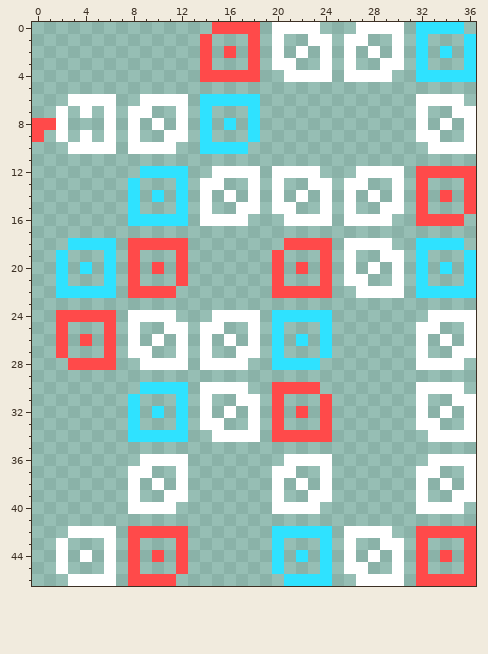
File history of a pixel-art sprite, src/PersonalWebsite/ExtraPage/Sprites/snake-settings-banner.png. Above: the version before the commit.
The file is 37x47 pixels.
Now the later version:
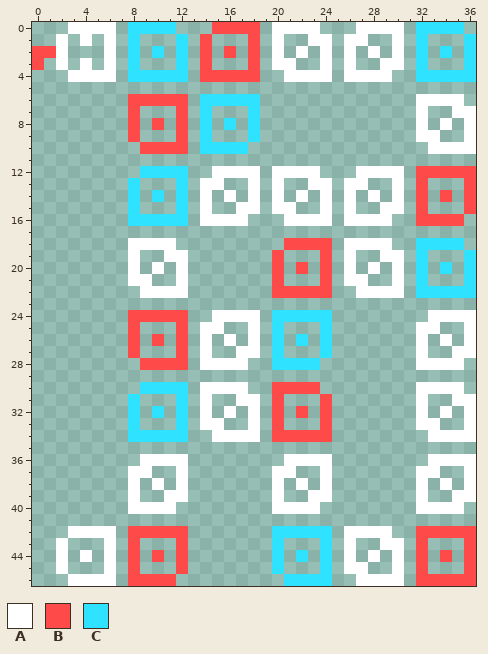
Palette (. is transparent): A #ffffff  B #ff4a4a  C #2fe2ff
The edit:
The edit adds colour A in row 0 at x 3 to 6; in row 1 at x 2, 4 and 6; in row 2 at x 2 and 6; in row 3 at x 2, 4 and 6; in row 4 at x 3 to 6; in row 19 at x 11.
The edit adds colour A in row 21 at x 9; in row 22 at x 12.
Colour B gives way to colour A in row 18 at x 8 to 11; in row 19 at x 8 and 12; in row 20 at x 8, 10 and 12; in row 21 at x 8 and 12; in row 22 at x 9 to 11.
The edit adds colour B in row 2 at x 0 to 1; in row 3 at x 0; in row 6 at x 8; in row 10 at x 12; in row 24 at x 12.
Colour A gives way to colour B in row 6 at x 9 to 12; in row 7 at x 8 and 12; in row 8 at x 8, 10 and 12; in row 9 at x 8 and 12; in row 10 at x 9 to 11; in row 24 at x 8 to 11.
Colour A gives way to colour B in row 25 at x 8 and 12; in row 26 at x 8, 10 and 12; in row 27 at x 8 and 12; in row 28 at x 9 to 12.
The edit adds colour C in row 0 at x 8 to 11; in row 1 at x 8 and 12; in row 2 at x 8, 10 and 12; in row 3 at x 8 and 12; in row 4 at x 8 to 12.
Colour A is removed in row 6 at x 3 to 6; in row 7 at x 2, 4, 6 and 9; in row 8 at x 2 and 6; in row 9 at x 2, 4, 6 and 11; in row 10 at x 3 to 6 and 8; in row 25 at x 11.
Colour A is removed in row 27 at x 9.
Colour B is removed in row 8 at x 0 to 1; in row 9 at x 0; in row 18 at x 12; in row 22 at x 8; in row 24 at x 2 to 6; in row 25 at x 2 and 6.
Colour B is removed in row 26 at x 2, 4 and 6; in row 27 at x 2 and 6; in row 28 at x 3 to 6.
Colour C is removed in row 18 at x 3 to 6; in row 19 at x 2 and 6; in row 20 at x 2, 4 and 6; in row 21 at x 2 and 6; in row 22 at x 2 to 6.
